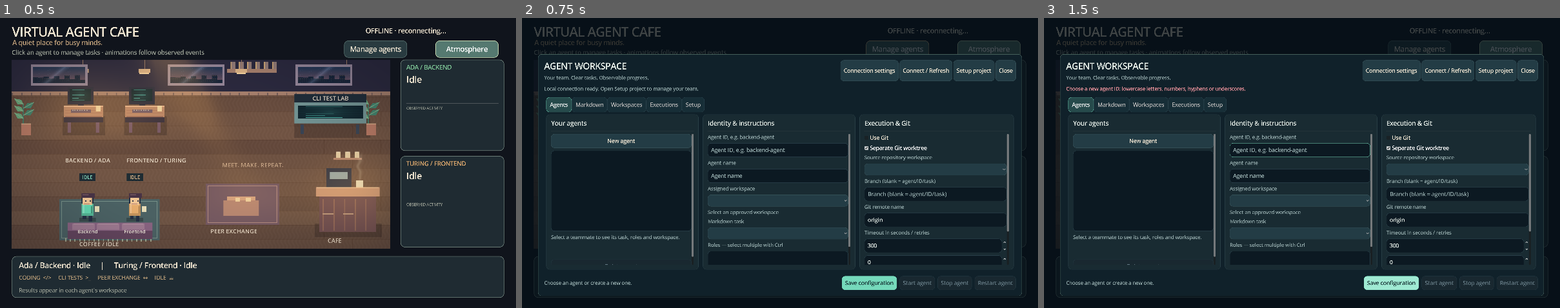
Above: before the commit, frames 1-3 (left to right).
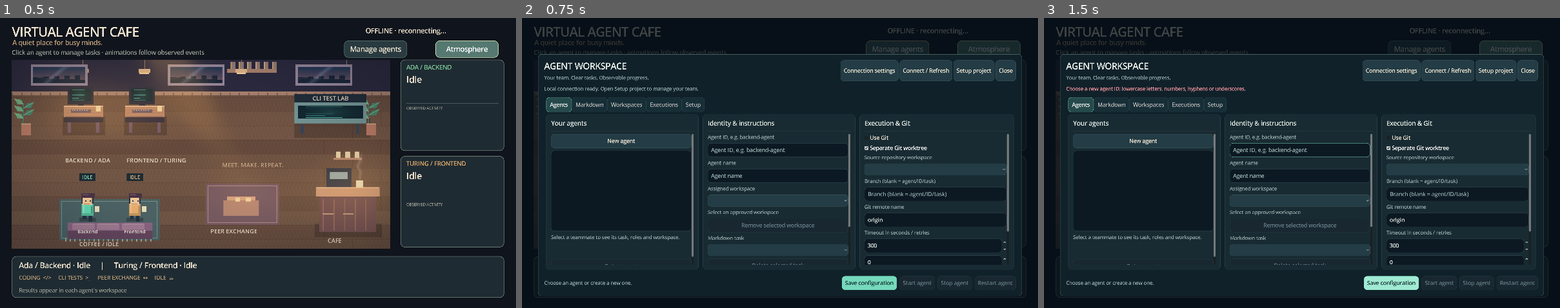
Above: after the commit, the same moments.

Repository: St3fanTh/VirtualAgentCafe
Game: Godot game, scene res://scenes/cafe.tscn
Same seed, same stepped clock (60 frames per second), same inputs: the game is played once before the commit and once after it.
Inputs:
- Up to frame 1 (0.5 s): no input
- Up to frame 2 (0.75 s): click "Manage agents" at 0.5 s
- Up to frame 3 (1.5 s): click "Save configuration" at 1.25 s

Frame 1 is identical in both runs. In frame 2, 0.8% of the frame differs, in the area x 36-64%, y 69-86%; in frame 3, 0.8%.

Commit message:
feat: add safe workspace and task deletion

Diff:
--- a/game/scripts/management.gd
+++ b/game/scripts/management.gd
@@ -40,6 +40,10 @@
 var active_agent := ""
 var delete_dialog := ConfirmationDialog.new()
 var delete_candidate := ""
+var workspace_delete_dialog := ConfirmationDialog.new()
+var task_delete_dialog := ConfirmationDialog.new()
+var workspace_delete_candidate := ""
+var task_delete_candidate := ""
 var project_delete_dialog := ConfirmationDialog.new()
 var project_delete_ids: Array[String] = []
 var delete_all_projects_pending := false
@@ -292,7 +296,9 @@
 	workspace_info.custom_minimum_size.x = 320
 	middle.add_child(workspace_info)
 	workspace.item_selected.connect(func(_index): update_workspace_info())
+	button(middle, "Remove selected workspace", ask_delete_workspace)
 	task_file = option(middle, "Markdown task")
+	button(middle, "Delete selected task", ask_delete_task)
 	middle.add_child(caption("Roles — select multiple with Ctrl"))
 	roles = ItemList.new()
 	roles.select_mode = ItemList.SELECT_MULTI
@@ -354,6 +360,20 @@
 	delete_dialog.confirmed.connect(confirm_delete_agent)
 	delete_dialog.canceled.connect(func(): delete_candidate = "")
 	add_child(delete_dialog)
+	workspace_delete_dialog.title = "Remove workspace"
+	workspace_delete_dialog.ok_button_text = "Remove from list"
+	workspace_delete_dialog.dialog_autowrap = true
+	workspace_delete_dialog.theme = theme
+	workspace_delete_dialog.confirmed.connect(confirm_delete_workspace)
+	workspace_delete_dialog.canceled.connect(func(): workspace_delete_candidate = "")
+	add_child(workspace_delete_dialog)
+	task_delete_dialog.title = "Delete Markdown task"
+	task_delete_dialog.ok_button_text = "Delete task file"
+	task_delete_dialog.dialog_autowrap = true
+	task_delete_dialog.theme = theme
+	task_delete_dialog.confirmed.connect(confirm_delete_task)
+	task_delete_dialog.canceled.connect(func(): task_delete_candidate = "")
+	add_child(task_delete_dialog)
 
 func build_definitions(tabs: TabContainer) -> void:
 	var row := page(tabs, "Markdown")
@@ -626,9 +646,34 @@
 		var removed := str(data.get("id", ""))
 		if pending_agent == removed:
 			pending_agent = ""
+		cache["agents"] = cache.get("agents", []).filter(func(item):
+			return str(item.get("config", {}).get("id", "")) != removed)
 		if active_agent == removed:
 			new_agent()
+		populate()
 		set_notice("Agent deleted. Workspace, Git branches, Markdown and execution history kept.")
+		pending_refresh = true
+	elif finished_action == "delete_workspace":
+		var removed_workspace := str(data.get("id", ""))
+		cache["workspaces"] = cache.get("workspaces", []).filter(func(item): return str(item.get("id", "")) != removed_workspace)
+		for record in cache.get("agents", []):
+			if str(record.get("config", {}).get("id", "")) == active_agent:
+				choose(workspace, str(record.config.get("workspace", "")))
+		populate()
+		workspace_info.text = "Workspace registration removed. Files and Git data are preserved."
+		set_notice("Workspace removed from VirtualAgentCafe. Its files remain on disk.")
+	elif finished_action == "delete_task":
+		var removed_task := str(data.get("file", ""))
+		var was_editing_removed_task := chosen(definition_kind) == "tasks" and chosen(definition_select) == removed_task
+		cache["tasks"] = cache.get("tasks", []).filter(func(item): return str(item.get("file", "")) != removed_task)
+		for record in cache.get("agents", []):
+			if str(record.get("config", {}).get("id", "")) == active_agent:
+				choose(task_file, str(record.config.get("task", "")))
+		populate()
+		if was_editing_removed_task:
+			markdown.text = ""
+			definition_file.text = ""
+		set_notice("Markdown task deleted.")
 		pending_refresh = true
 	elif finished_action in ["mutation", "control", "review"]:
 		if finished_action == "mutation" and data.has("config") and str(completed.get("path", "")).begins_with("/agents") and completed.get("method") in [HTTPClient.METHOD_PUT, HTTPClient.METHOD_POST]:
@@ -719,6 +764,18 @@
 	buttons["Delete agent"].disabled = busy or running or active_agent.is_empty()
 	buttons["Delete agent"].tooltip_text = "Stop the agent before deleting it." if running else "Remove this agent; keep its workspace, Git branches and history."
 	buttons["Save configuration"].disabled = busy or running
+	var workspace_used := false
+	var task_used := false
+	for record in cache.get("agents", []):
+		var config: Dictionary = record.get("config", {})
+		workspace_used = workspace_used or chosen(workspace) in [config.get("workspace", ""), config.get("git", {}).get("repository", "")]
+		task_used = task_used or chosen(task_file) == str(config.get("task", ""))
+	for project in cache.get("projects", []):
+		workspace_used = workspace_used or chosen(workspace) == str(project.get("id", ""))
+	buttons["Remove selected workspace"].disabled = busy or chosen(workspace).is_empty() or workspace_used
+	buttons["Remove selected workspace"].tooltip_text = "Reassign agents and repositories, or remove the project in Setup first." if workspace_used else "Remove from this list; keep all files and Git data."
+	buttons["Delete selected task"].disabled = busy or chosen(task_file).is_empty() or task_used
+	buttons["Delete selected task"].tooltip_text = "Unassign this task from its agents and save first." if task_used else "Permanently delete the Markdown task file."
 	var can_retry := false
 	for execution in cache.get("executions", []):
 		if execution.id == selected_execution:
@@ -950,6 +1007,38 @@
 	var identifier := delete_candidate
 	delete_candidate = ""
 	call_api("delete_agent", "/agents/" + identifier, HTTPClient.METHOD_DELETE, {"confirmed": true})
+
+func ask_delete_workspace() -> void:
+	var identifier := chosen(workspace)
+	if identifier.is_empty():
+		set_notice("Select a workspace to remove.", true)
+		return
+	workspace_delete_candidate = identifier
+	workspace_delete_dialog.dialog_text = "Remove workspace '" + identifier + "' from VirtualAgentCafe?\n\nIts folder, files, Git repository and branches are preserved. Assigned agent workspaces, Git repositories and managed project sources must be reassigned first."
+	workspace_delete_dialog.popup_centered(Vector2i(760, 300))
+
+func confirm_delete_workspace() -> void:
+	var identifier := workspace_delete_candidate
+	workspace_delete_candidate = ""
+	if identifier.is_empty():
+		return
+	call_api("delete_workspace", "/workspaces/" + identifier, HTTPClient.METHOD_DELETE, {"confirmed": true})
+
+func ask_delete_task() -> void:
+	var filename := chosen(task_file)
+	if filename.is_empty():
+		set_notice("Select a task to delete.", true)
+		return
+	task_delete_candidate = filename
+	task_delete_dialog.dialog_text = "Permanently delete task '" + filename + "'?\n\nThis removes its Markdown file. Unassign it from every agent and save each configuration first. Existing execution records and snapshots remain."
+	task_delete_dialog.popup_centered(Vector2i(720, 280))
+
+func confirm_delete_task() -> void:
+	var filename := task_delete_candidate
+	task_delete_candidate = ""
+	if filename.is_empty():
+		return
+	call_api("delete_task", "/definitions/tasks/" + filename, HTTPClient.METHOD_DELETE, {"confirmed": true})
 
 func control(operation: String) -> void:
 	if active_agent.is_empty():
--- a/game/tests/test_gui_input.gd
+++ b/game/tests/test_gui_input.gd
@@ -17,6 +17,12 @@
 		push_error("GUI input: " + message)
 		quit(1)
 		assert(value, message)
+
+func contains(items: Array, key: String, value: String) -> bool:
+	for item in items:
+		if str(item.get(key, "")) == value:
+			return true
+	return false
 
 func frames(count := 2) -> void:
 	for _index in count:
@@ -232,13 +238,38 @@
 	check("no tracked file changes" in ui.git_result.text, "Diff button handles a clean working tree")
 	ui.call_api("mutation", "/workspaces", HTTPClient.METHOD_POST, {"id": "old-project"})
 	await settled(ui)
+	await tab(ui, 0)
+	await select_option(ui.task_file, 0)
+	await click(ui.buttons["Save configuration"])
+	await settled(ui)
+	check(ui.chosen(ui.task_file).is_empty(), "Task can be unassigned before deletion")
+	await select_option(ui.task_file, 1)
+	check(not ui.buttons["Delete selected task"].disabled, "Unassigned task can be deleted")
+	await click(ui.buttons["Delete selected task"])
+	check(ui.task_delete_dialog.visible, "Task deletion requires confirmation")
+	ui.task_delete_dialog.get_ok_button().grab_focus()
+	await key(KEY_ENTER)
+	check(not ui.task_delete_dialog.visible, "Task confirmation accepts Enter")
+	await settled(ui)
+	check(ui.cache.tasks.is_empty(), "Confirmed task deletion refreshes the Markdown list: " + ui.notice.text + " · " + str(ui.cache.tasks))
+	await tab(ui, 2)
 	ui.choose(ui.git_workspace, "old-project")
 	await click(ui.buttons["View diff"])
 	await settled(ui)
 	check("Selected workspace has no Git repository" in ui.git_result.text, "Missing repository error appears in Git panel")
 	check(not "no tracked file changes" in ui.git_result.text, "Failed diff clears previous successful result")
+	await tab(ui, 0)
+	await select_option(ui.workspace, 1)
+	check(not ui.buttons["Remove selected workspace"].disabled, "Unused workspace can be removed")
+	await click(ui.buttons["Remove selected workspace"])
+	check(ui.workspace_delete_dialog.visible, "Workspace removal requires confirmation")
+	ui.workspace_delete_dialog.get_ok_button().grab_focus()
+	await key(KEY_ENTER)
+	await settled(ui)
+	check(not contains(ui.cache.workspaces, "id", "old-project"), "Confirmed workspace removal updates the list")
 	ui.load_agent(0)
 	check(ui.chosen(ui.git_workspace) == "project", "Agent selection chooses its own Git workspace")
+	await tab(ui, 2)
 	await click(ui.buttons["Inspect repository"])
 	await settled(ui)
 	check("BRANCH" in ui.git_result.text, "Repository inspection recovers after choosing current workspace")
Not shown, changed: PROGRESS.md
Not shown, changed: backend/tests/test_agent_deletion.py
Not shown, changed: backend/tests/test_management_definitions.py
Not shown, changed: backend/virtual_agent_cafe/management/api.py
Not shown, changed: backend/virtual_agent_cafe/management/execution.py
Not shown, changed: backend/virtual_agent_cafe/management/files.py
Not shown, changed: docs/agent-management.md
